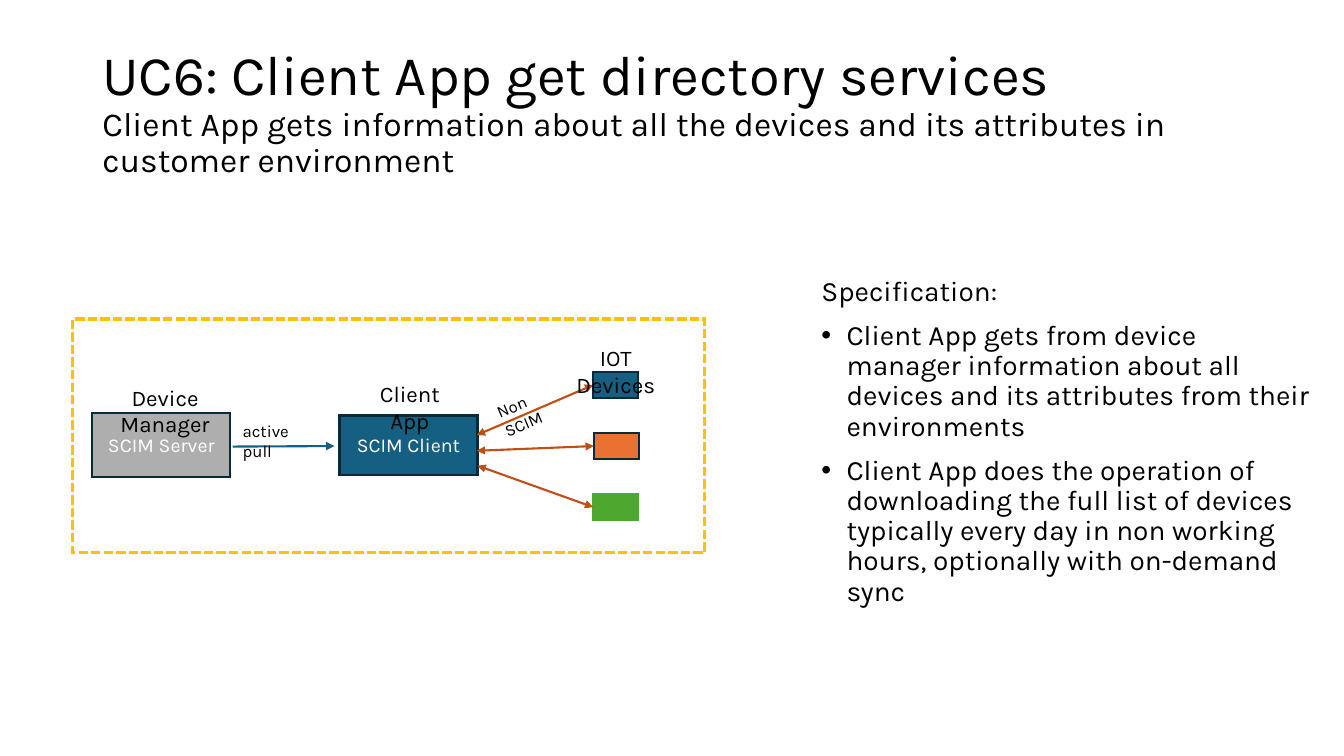
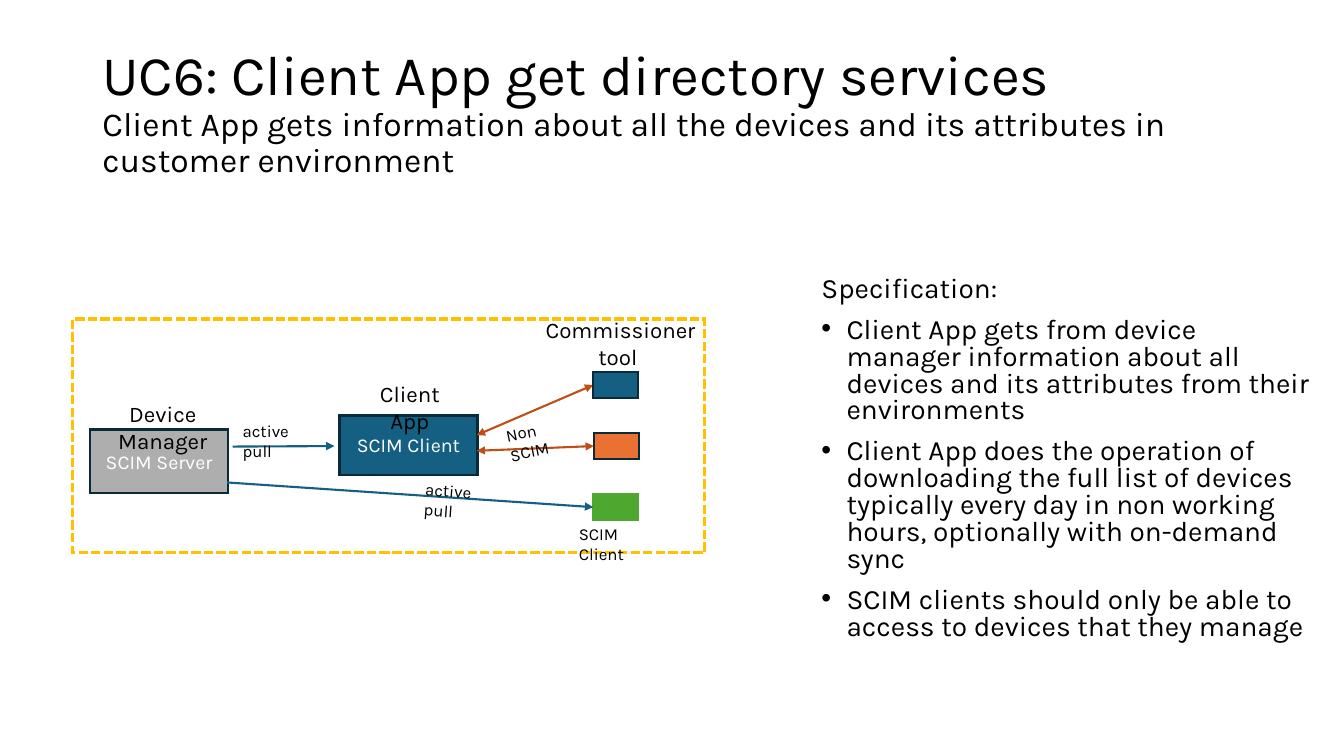
Before and after one commit to pamelatech/scim-use-case-revamp, a slide deck: slide 29 of Use Cases 16 Apr 2024.pptx. Drawn at 1344x756 pixels with LibreOffice and Linux fonts; fonts in the diff are those of the drawing. Boxes give left, top, right and bottom in pixels: in the first picture for what was removed or moved away, otherwise in the second. Text is boxed around its words. In the diff, an @@ line names an element or a change of style, - is before the commit and + after.

Commit message:
updates from Devices

```diff
--- a/Use Cases 16 Apr 2024.pptx
+++ b/Use Cases 16 Apr 2024.pptx
@@ text at box(821, 278, 1309, 575): line spacing 0.9 to 0.8 @@
@@ text added at box(546, 317, 696, 366), 16 pt, text #000000 @@
+Commissioner tool
@@ text removed at box(576, 351, 655, 400) @@
-IOT Devices
@@ text "Device Manager": place and size @@
-text "Device Manager" at box(120, 390, 209, 438)
+text "Device Manager" at box(118, 406, 207, 455)
@@ text "Non SCIM": place and size @@
-text "Non SCIM" at box(500, 400, 528, 423)
+text "Non SCIM" at box(507, 428, 550, 462)
@@ text "Non SCIM" at box(507, 428, 550, 462): rotation 337 to 348 degrees @@
@@ rectangle "SCIM Server": place and size @@
-rectangle "SCIM Server" at box(93, 413, 231, 477)
+rectangle "SCIM Server" at box(90, 430, 228, 493)
@@ double arrow removed from (478, 466) to (594, 507) @@
@@ arrow added from (227, 483) to (594, 507), #156082 1.5 pt @@
@@ text added at box(423, 485, 471, 519), 12 pt, text #000000 @@
+active pull
@@ text added at box(579, 529, 624, 560), 12 pt, text #000000 @@
+SCIM Client
@@ text at box(847, 590, 1303, 643): paragraph added @@
+• SCIM clients should only be able to access to devices that they manage
```
Also in this commit, not shown: 2 other slides changed, 1 slide added.
